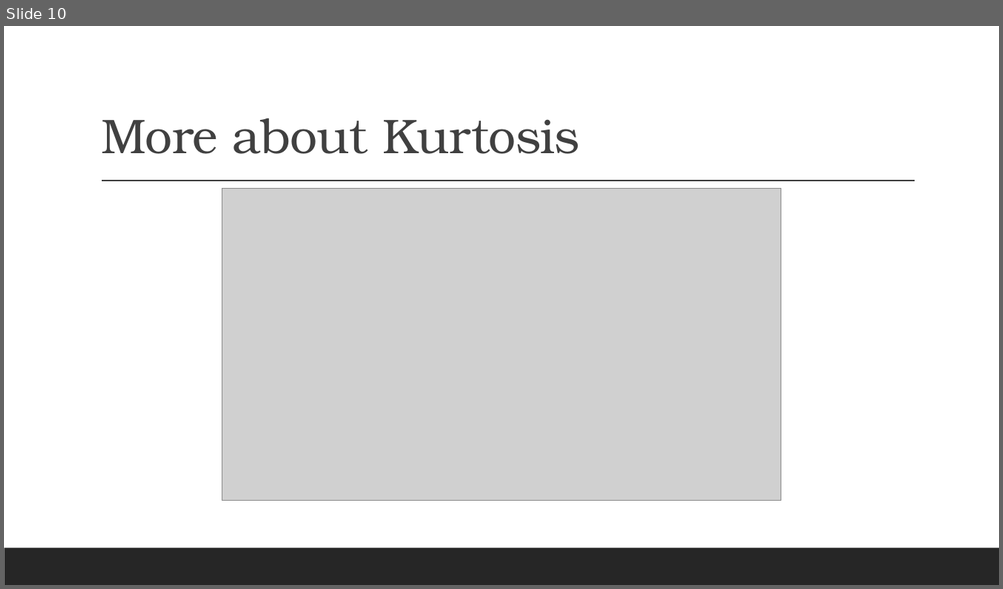
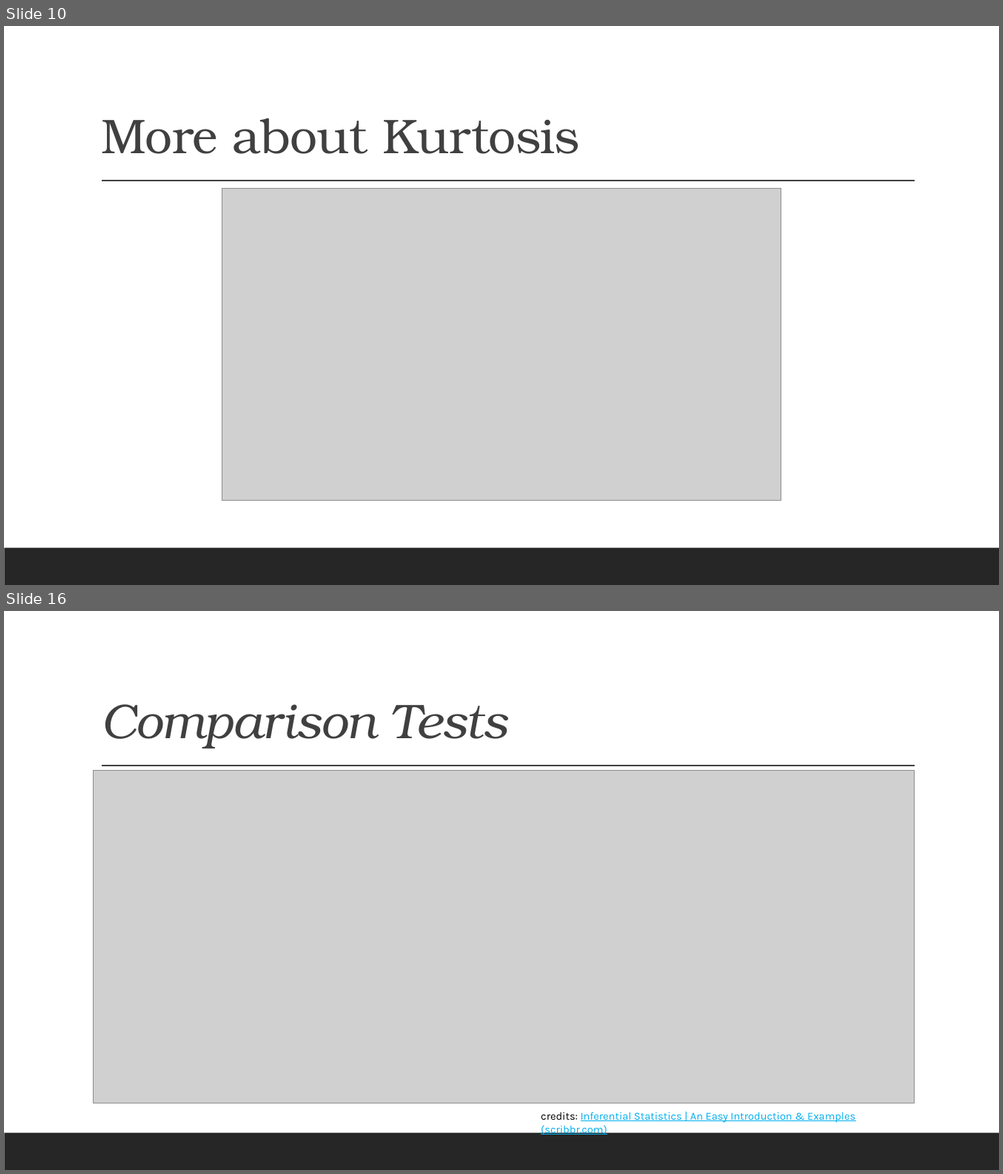
Before and after one commit to sanjeev-kallepalli/training, a slide deck: statistics/Statistics.pptx. Shown one above the other, each under a label of ours: slide 10 before the commit, slides 10 and 16 after it; the slides between them are not shown. The pictures are 1003x589 and 1003x1174 pixels, drawn with LibreOffice and Linux fonts; fonts in the diff are those of the drawing; grey boxes stand for pictures. Boxes give left, top, right and bottom in pixels: in the first picture for what was removed or moved away, otherwise in the second. Text is boxed around its words. In the diff, an @@ line names an element or a change of style, - is before the commit and + after.

```diff
--- a/statistics/Statistics.pptx
+++ b/statistics/Statistics.pptx
@@ slide 16 added at [4,611,999,1170], background #FFFFFF; not listed: 2 template elements that a slide beside it also shows @@
@@ title added at [101,704,508,749], 47 pt, text #404040, italic @@
+Comparison Tests
@@ picture added at [94,770,914,1103] @@
@@ text added at [540,1113,855,1136], 10.5 pt, text #00B0F0, underline @@
+credits: Inferential Statistics | An Easy Introduction & Examples (scribbr.com)
```
Also in this commit, not shown: 6 other slides added, 2 other files.
